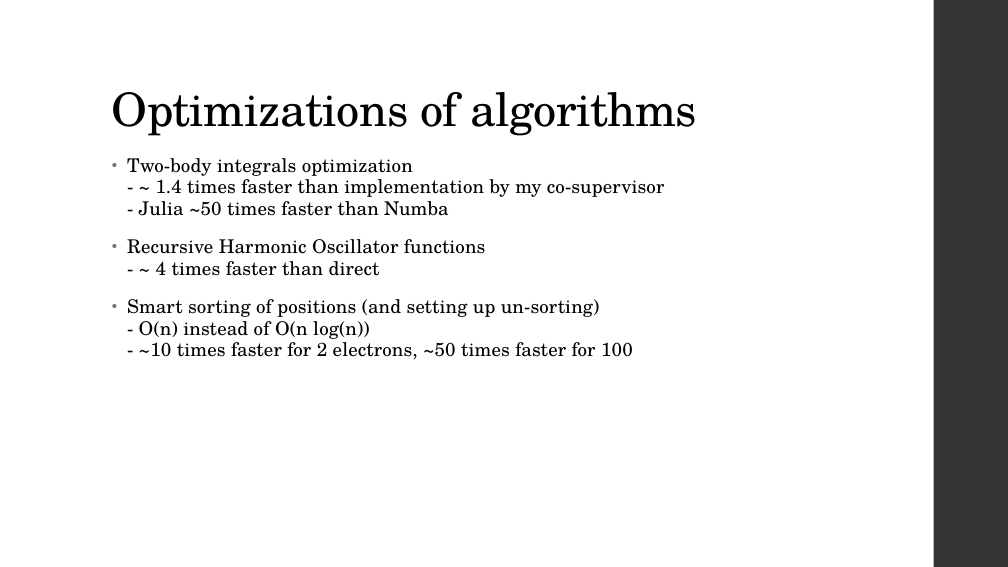
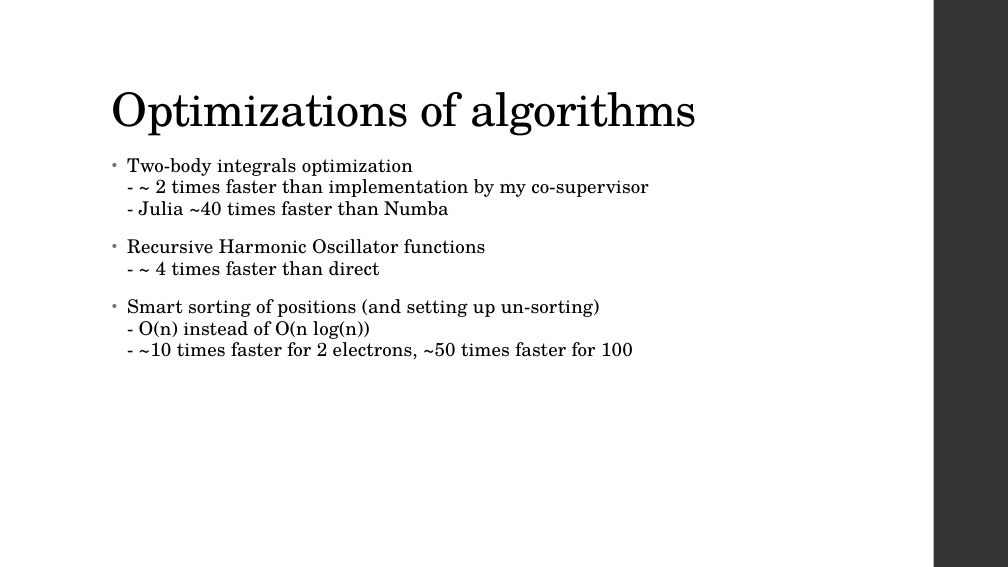
Before and after one commit to KarlHenrik/ComputationalPhysicsMaster, a slide deck: slide 14 of Thesis/Thesis Presentation.pptx. Drawn at 1008x567 pixels with LibreOffice and Linux fonts; fonts in the diff are those of the drawing. Boxes give left, top, right and bottom in pixels: in the first picture for what was removed or moved away, otherwise in the second. Text is boxed around its words. In the diff, an @@ line names an element or a change of style, - is before the commit and + after.

Commit message:
presentation done

```diff
--- a/Thesis/Thesis Presentation.pptx
+++ b/Thesis/Thesis Presentation.pptx
@@ text at (127,158,648,216): text changed @@
-• Two-body integrals optimization
-  - ~ 1.4 times faster than implementation by my co-supervisor
-  - Julia ~50 times faster than Numba
+• Two-body integrals optimization
+  - ~ 2 times faster than implementation by my co-supervisor
+  - Julia ~40 times faster than Numba
```
Also in this commit, not shown: 9 other slides changed, 1 slide added.
